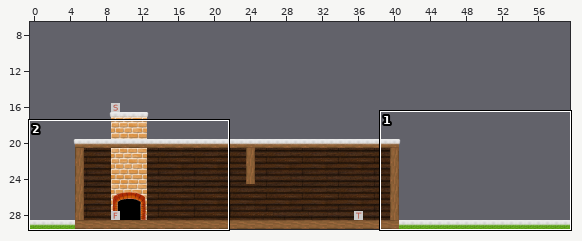
Tiled map: assets/levels/house1.tmx. The picture above shows the old version from afar; the outline marks the close-up.
Close-up. First the earlier version:
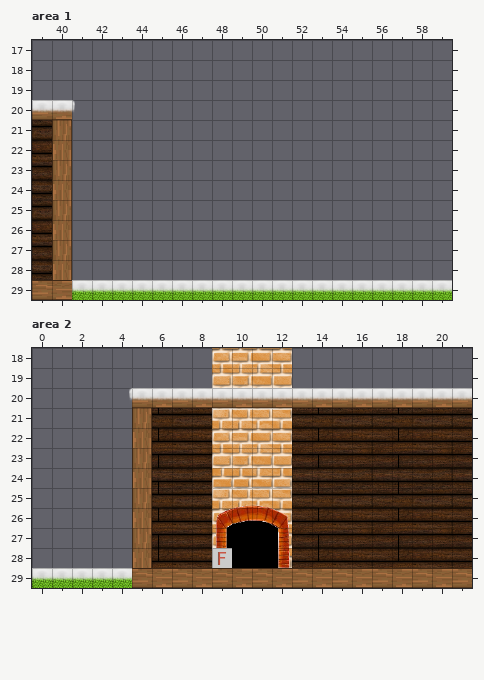
Cells are 32x32 px. Shown: area 1 x 39..59, y 17..29; area 2 x 0..21, y 18..29. The commit also changed other parts of the map, which this record leaves out.
And afterwards:
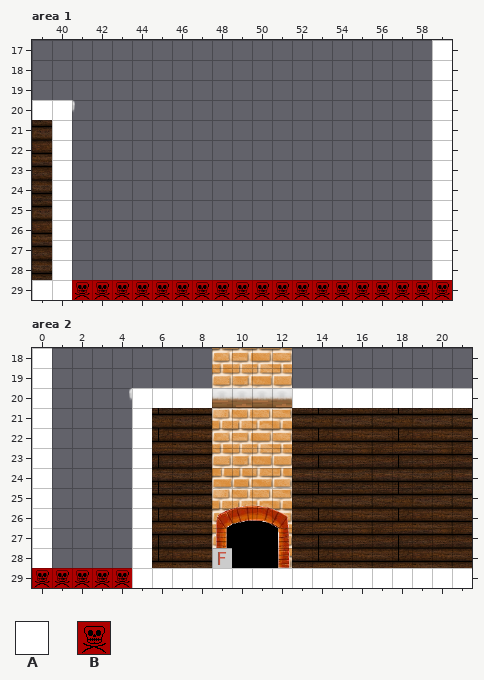
Key: from "Simple": A 1 "normal", B 7 "death".
_ is an empty cell.
Tiles of an added or newly shown layer are drawn over the layers below it.
From old to new:
Layer "Platforms" (now shown), area 1:
The author put tile A in rows 17 to 19 at x 59; in row 20 at x 39 to 40 and 59; in rows 21 to 28 at x 40 and 59; in row 29 at x 39 to 40.
The author put tile B in row 29 at x 41 to 59.
Layer "Platforms" (now shown), area 2:
The author put tile A in rows 18 to 19 at x 0; in row 20 at x 0, 5 to 8 and 13 to 21; in rows 21 to 28 at x 0 and 5; in row 29 at x 5 to 21.
The author put tile B in row 29 at x 0 to 4.
Pixel boxes of the changes (left, top, right, bottom) in both close-ups:
added: (32, 40, 452, 300)
added: (32, 348, 472, 588)
